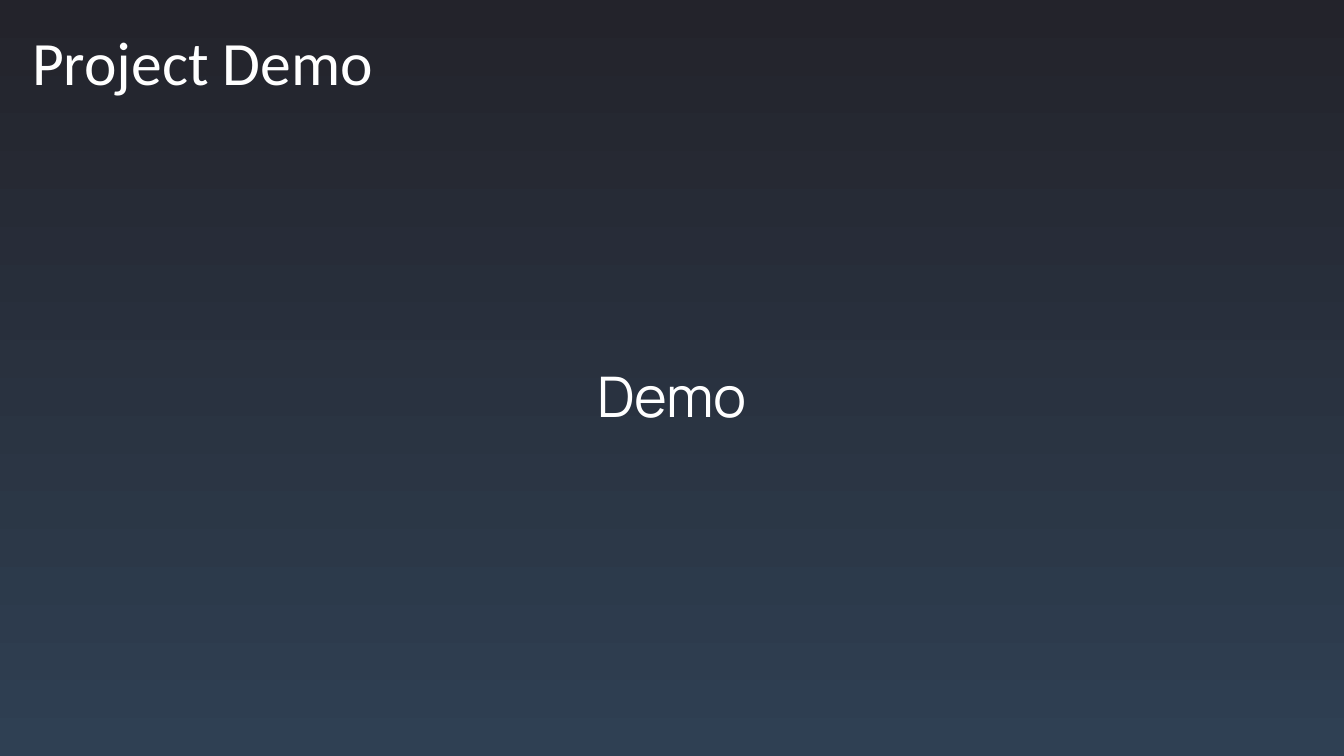
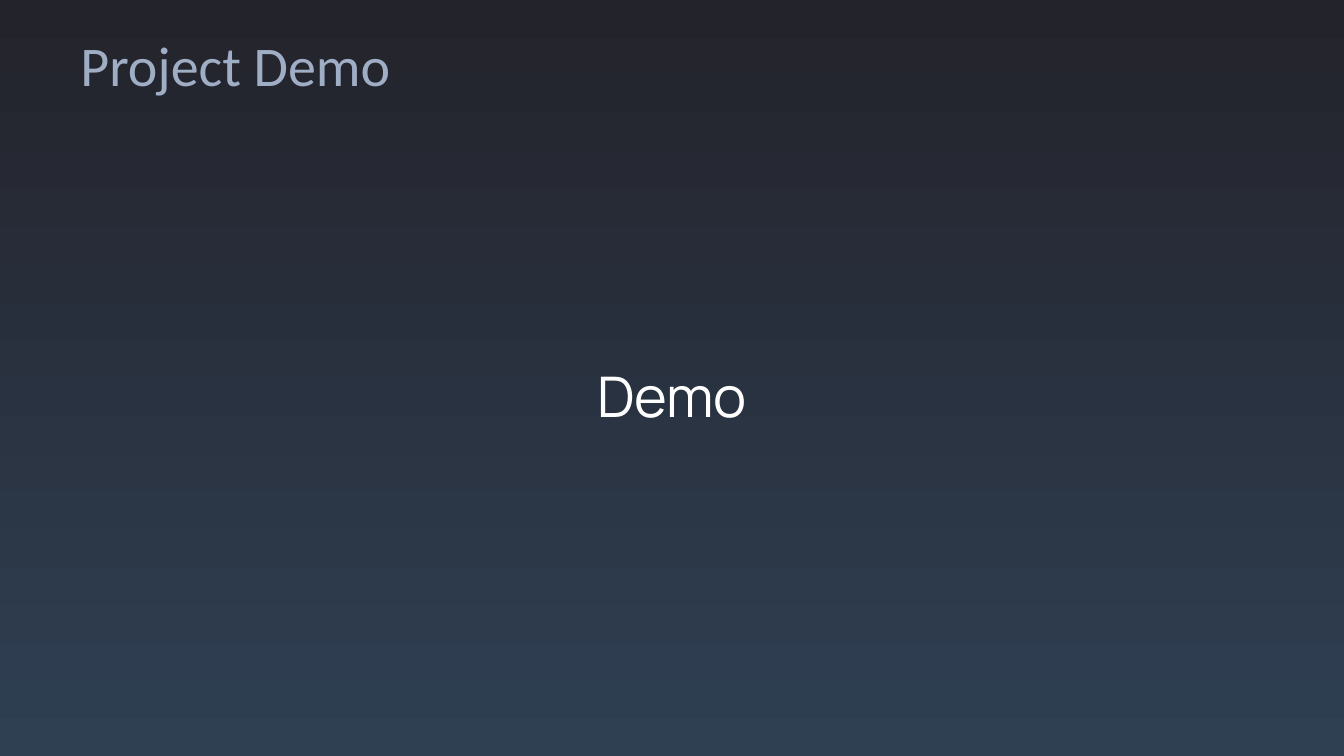
Before and after one commit to CEStrobl/nightwatch, a slide deck: slide 6 of documentation/NightWatch-Presentation.pptx (slide 7 before the commit). Drawn at 1344x756 pixels with LibreOffice and Linux fonts; fonts in the diff are those of the drawing. Boxes give left, top, right and bottom in pixels: in the first picture for what was removed or moved away, otherwise in the second. Text is boxed around its words. In the diff, an @@ line names an element or a change of style, - is before the commit and + after.

```diff
--- a/documentation/NightWatch-Presentation.pptx
+++ b/documentation/NightWatch-Presentation.pptx
@@ title "Project Demo": place and size @@
-title "Project Demo" at <box>32,42,373,96</box>
+title "Project Demo" at <box>80,47,390,96</box>
@@ title "Project Demo" at <box>80,47,390,96</box>: size 44 to 40 pt, text colour #FFFFFF to #9FADC5 @@
```
Also in this commit, not shown: 5 other slides changed, 3 slides added, 5 slides removed.
